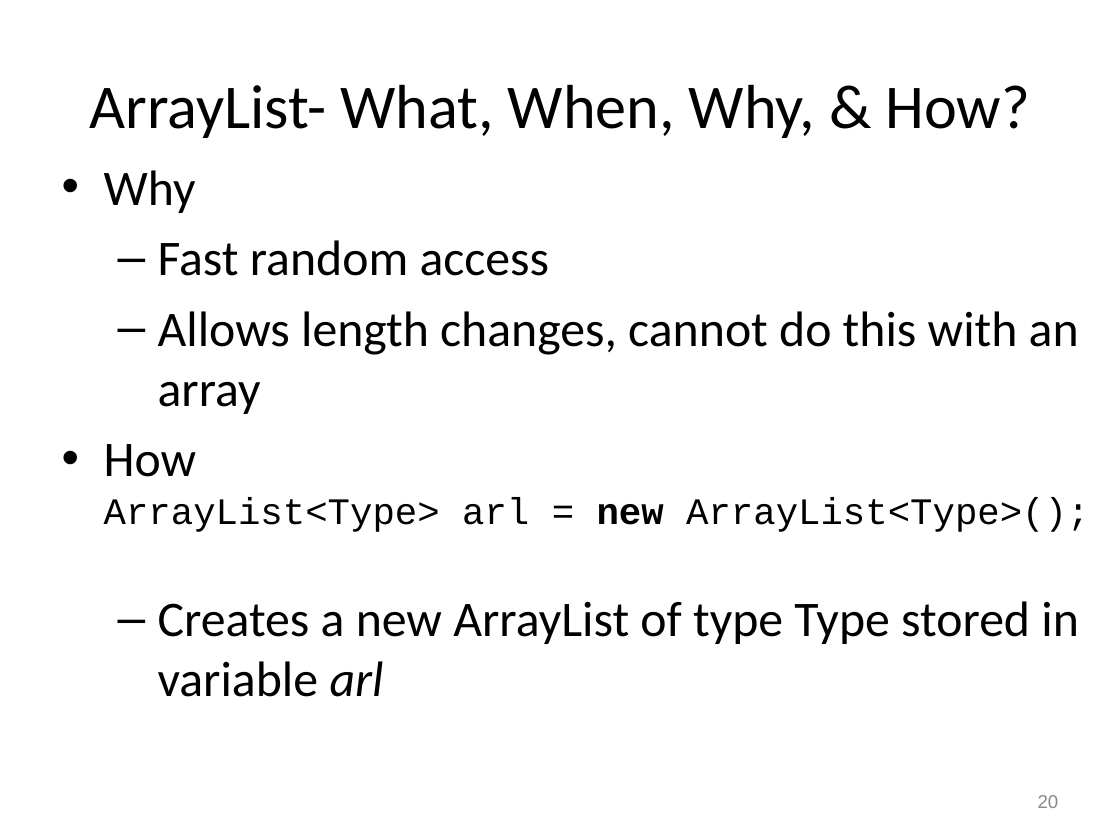
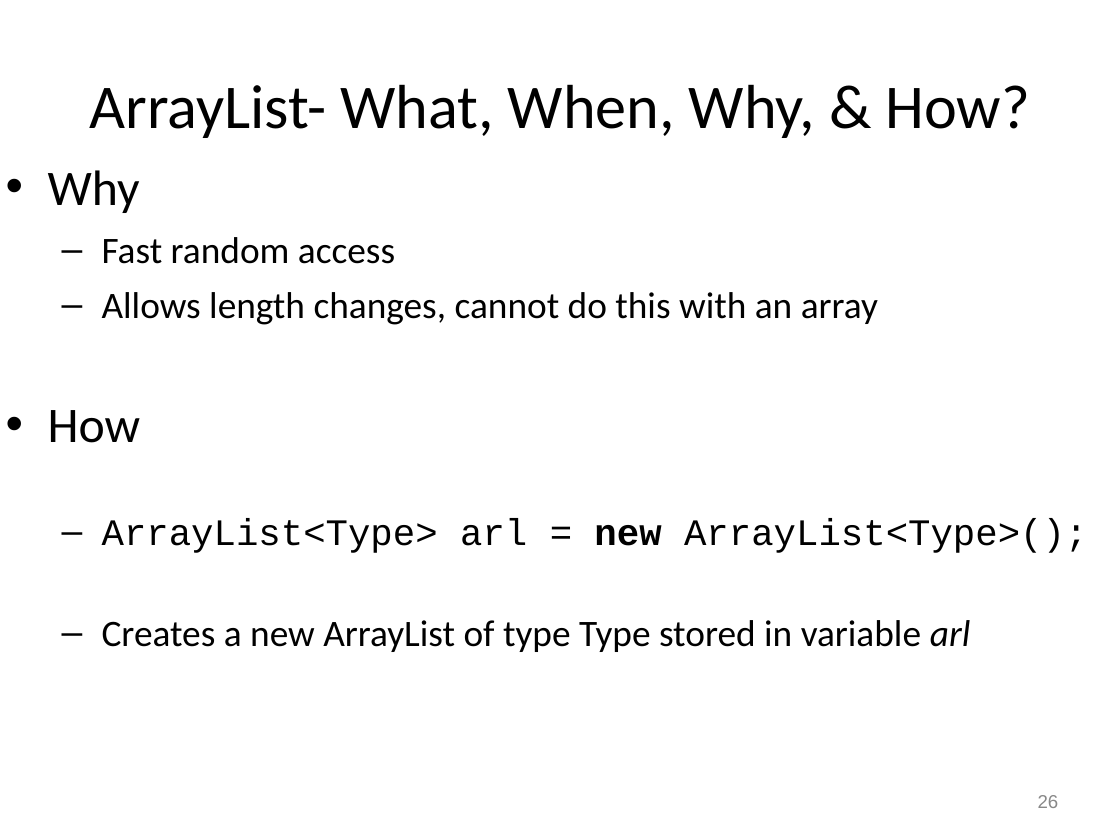
Before and after one commit to RHIT-CSSE/csse220, a slide deck: slide 26 of ClassMaterials/ArraysAndLists/Slides/Arrays and Lists.pptx (slide 20 before the commit). Drawn at 1120x840 pixels with LibreOffice and Linux fonts; fonts in the diff are those of the drawing. Boxes give left, top, right and bottom in pixels: in the first picture for what was removed or moved away, otherwise in the second. Text is boxed around its words. In the diff, an @@ line names an element or a change of style, - is before the commit and + after.

```diff
--- a/ClassMaterials/ArraysAndLists/Slides/Arrays and Lists.pptx
+++ b/ClassMaterials/ArraysAndLists/Slides/Arrays and Lists.pptx
@@ text "Why": place and size @@
-text "Why" at bbox=[104, 170, 1089, 697]
+text "Why" at bbox=[48, 170, 1087, 652]
@@ text at bbox=[102, 237, 971, 652]: size 32 to 24 pt in "Fast random access", "Allows length changes, cannot do this with ...", "Creates a new ArrayList of type Type ..." @@
@@ text at bbox=[48, 410, 1087, 553]: text changed @@
-• How
-  ArrayList<Type> arl = new ArrayList<Type>();
+• How
+  – ArrayList<Type> arl = new ArrayList<Type>();
@@ page number at bbox=[1038, 795, 1059, 808]: text changed @@
-20
+26
```
Also in this commit, not shown: 12 other slides changed, 9 slides added, 1 slide removed, 5 other files.
